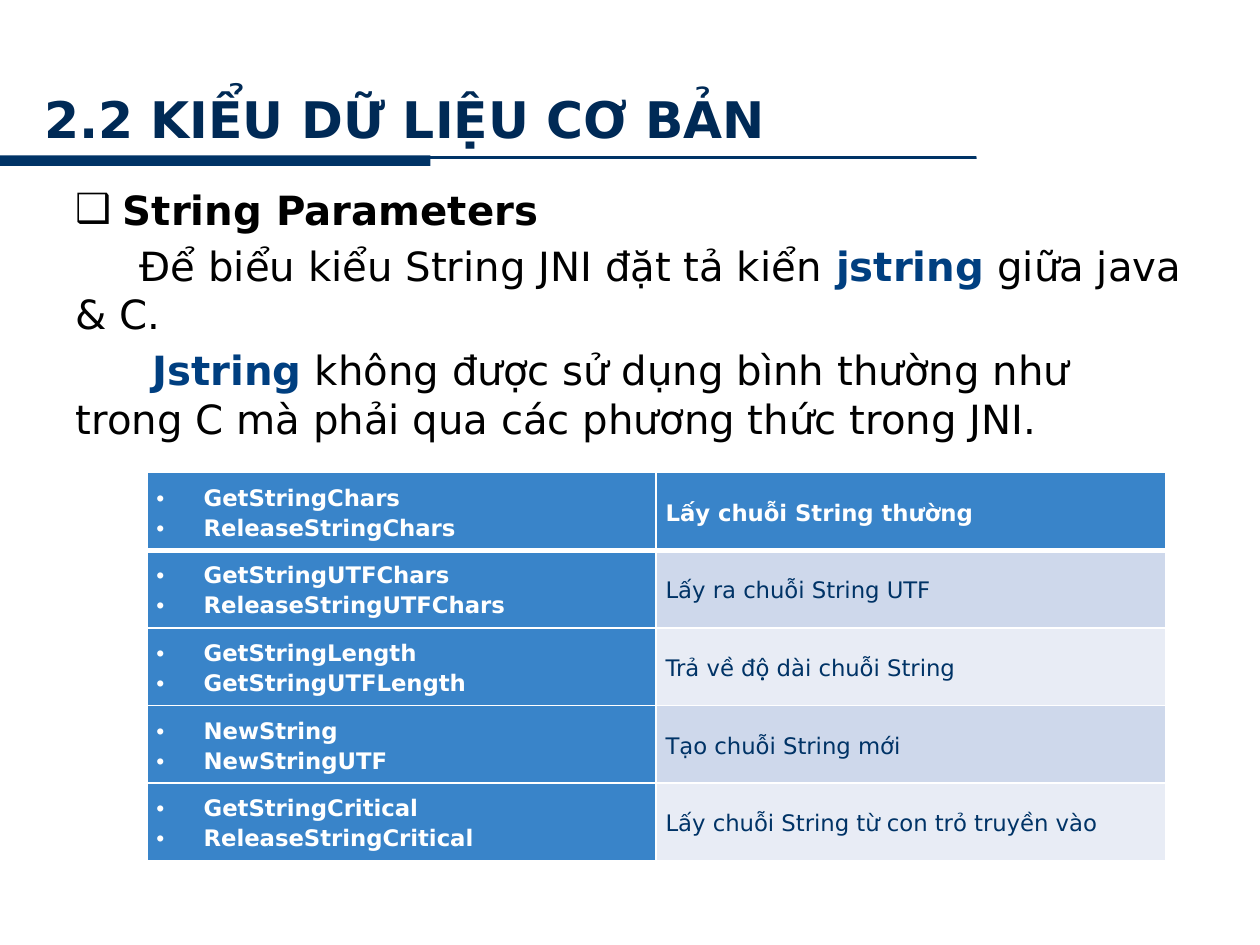
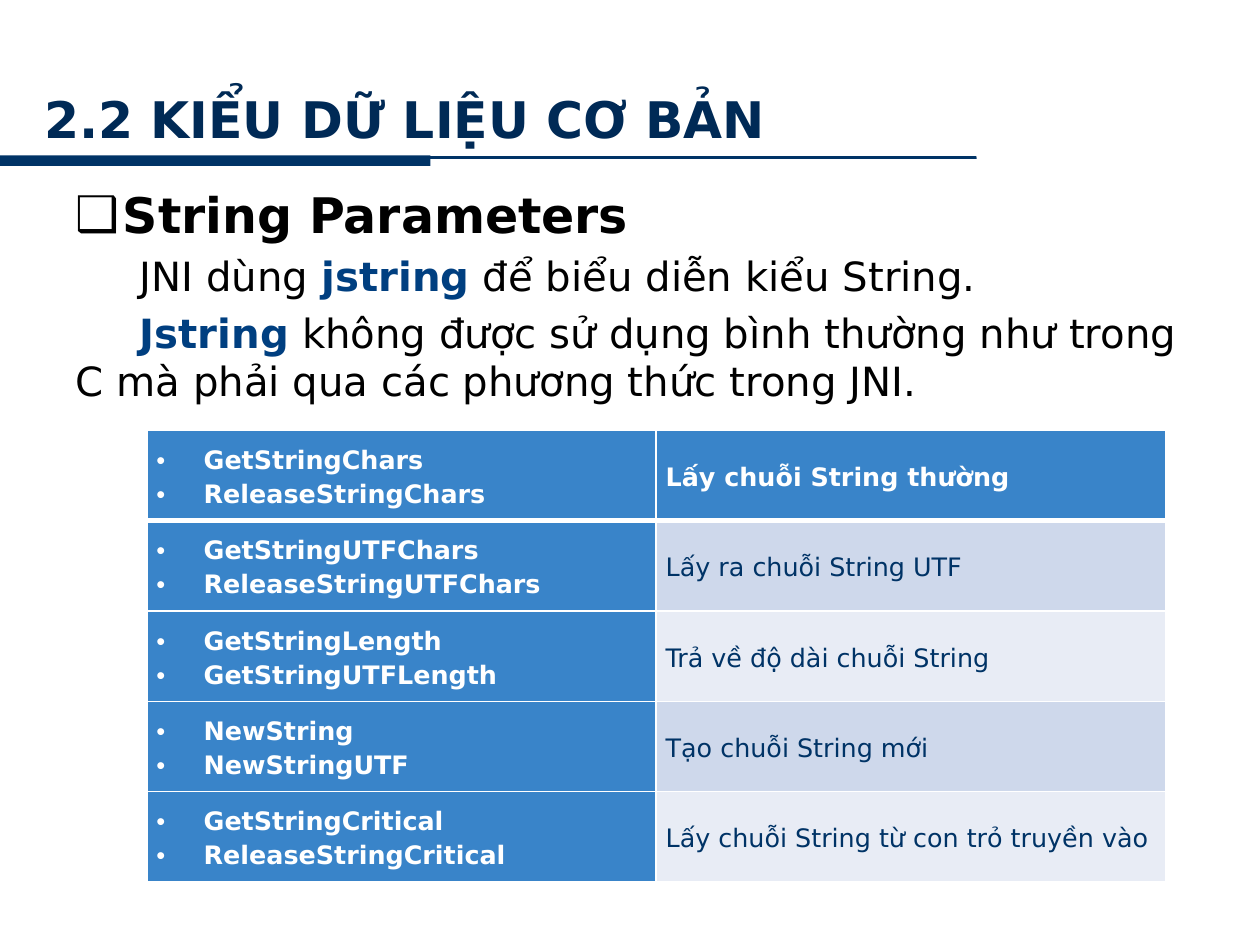
Before and after one commit to minhkhanh/UofS-Java, a slide deck: slide 12 of Seminar_JNI/Slide_00.pptx (slide 13 before the commit). Drawn at 1260x945 pixels with LibreOffice and Linux fonts; fonts in the diff are those of the drawing; background and template pictures are left out. Boxes give left, top, right and bottom in pixels: in the first picture for what was removed or moved away, otherwise in the second. Text is boxed around its words. In the diff, an @@ line names an element or a change of style, - is before the commit and + after.

```diff
--- a/Seminar_JNI/Slide_00.pptx
+++ b/Seminar_JNI/Slide_00.pptx
@@ text at <box>123,195,628,244</box>: size 23 to 28 pt in "String Parameters"; more space between paragraphs @@
@@ text at <box>140,259,976,300</box>: text changed @@
-Để biểu kiểu String JNI đặt tả kiển jstring giữa java & C.
+JNI dùng jstring để biểu diễn kiểu String.
@@ table at <box>147,431,1166,882</box> @@
@@ size 13 to 14.5 pt @@
@@ table: place and size @@
-table at <box>147,472,1166,861</box>
+table at <box>147,431,1166,882</box>
```
Also in this commit, not shown: 22 other slides changed.
